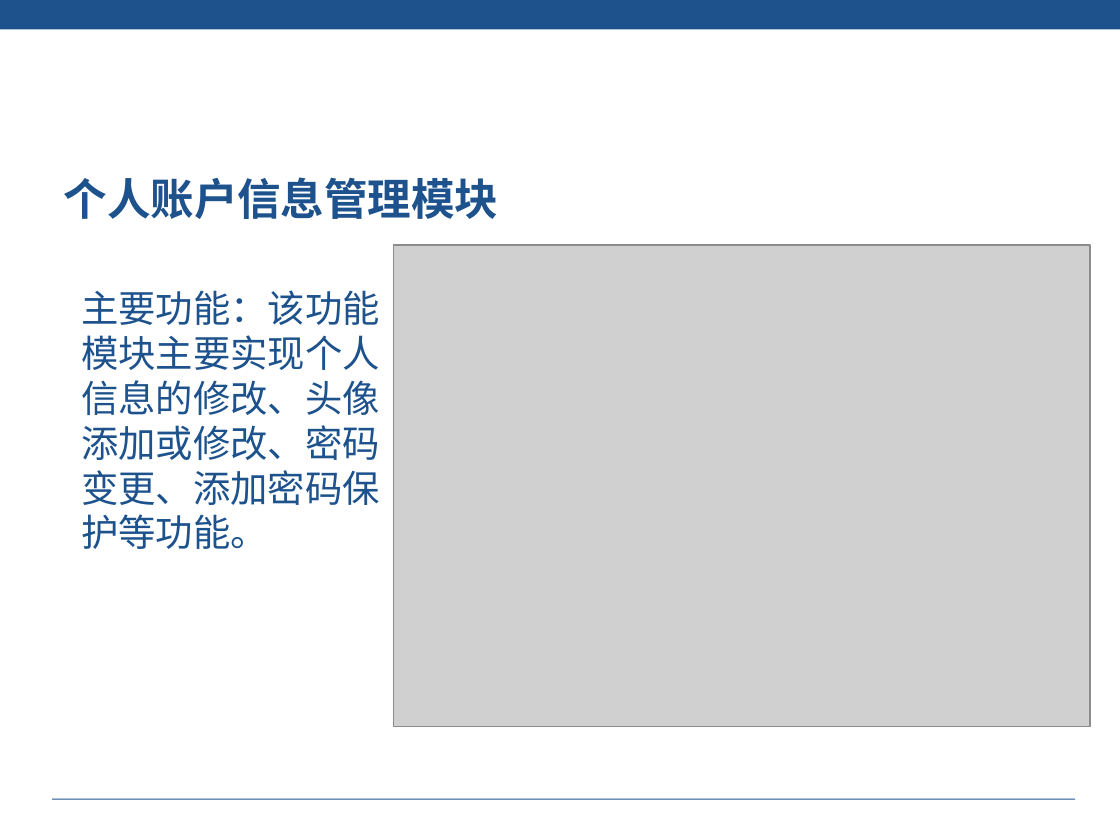
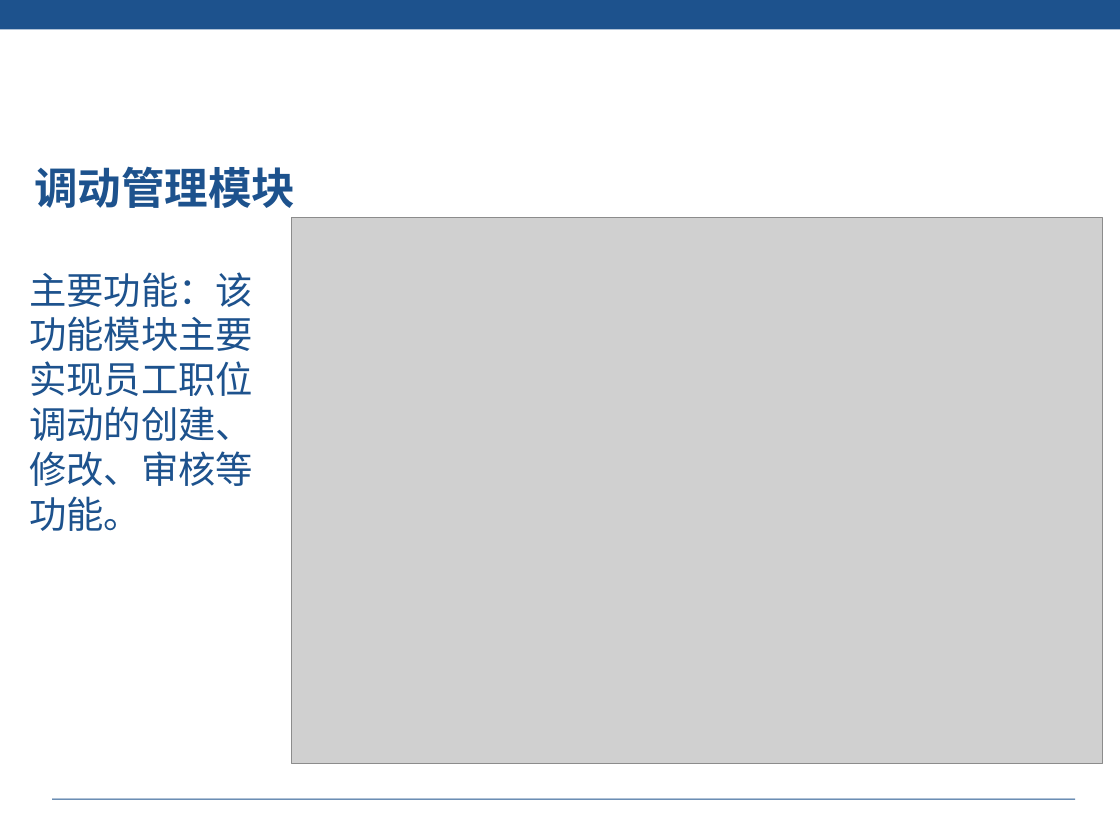
Before and after one commit to liuyanhao/hrAdmin, a slide deck: slide 55 of doc/刘熙财 -82- 答辩PPT.pptx (slide 43 before the commit). Drawn at 1120x840 pixels with LibreOffice and Linux fonts; fonts in the diff are those of the drawing; grey boxes stand for pictures; background and template pictures are left out. Boxes give left, top, right and bottom in pixels: in the first picture for what was removed or moved away, otherwise in the second. Text is boxed around its words. In the diff, an @@ line names an element or a change of style, - is before the commit and + after.

```diff
--- a/doc/刘熙财 -82- 答辩PPT.pptx
+++ b/doc/刘熙财 -82- 答辩PPT.pptx
@@ text at (34, 166, 295, 208): text changed @@
-个人账户信息管理模块
+调动管理模块
@@ picture: place and size @@
-picture at (394, 245, 1091, 727)
+picture at (291, 217, 1102, 764)
@@ text at (29, 272, 253, 531): text changed @@
-主要功能：该功能模块主要实现个人信息的修改、头像添加或修改、密码变更、添加密码保护等功能。
+主要功能：该功能模块主要实现员工职位调动的创建、修改、审核等功能。
```
Also in this commit, not shown: 17 other slides changed, 19 slides added, 1 slide removed, 2 other files.
